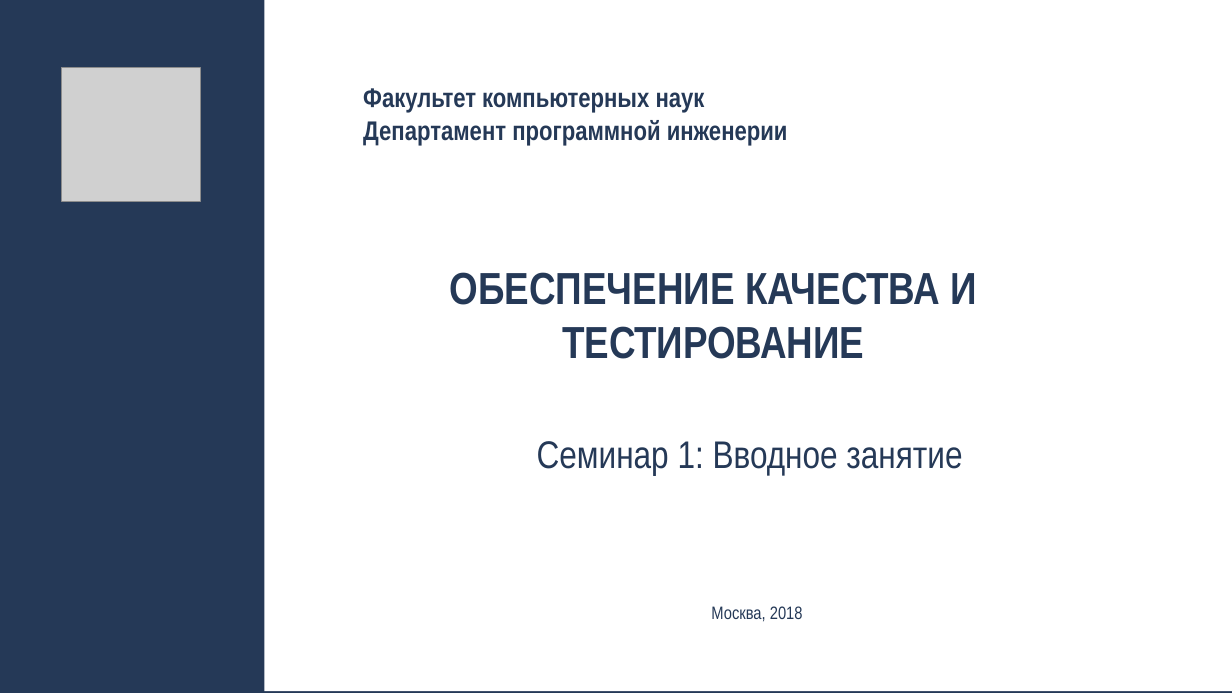
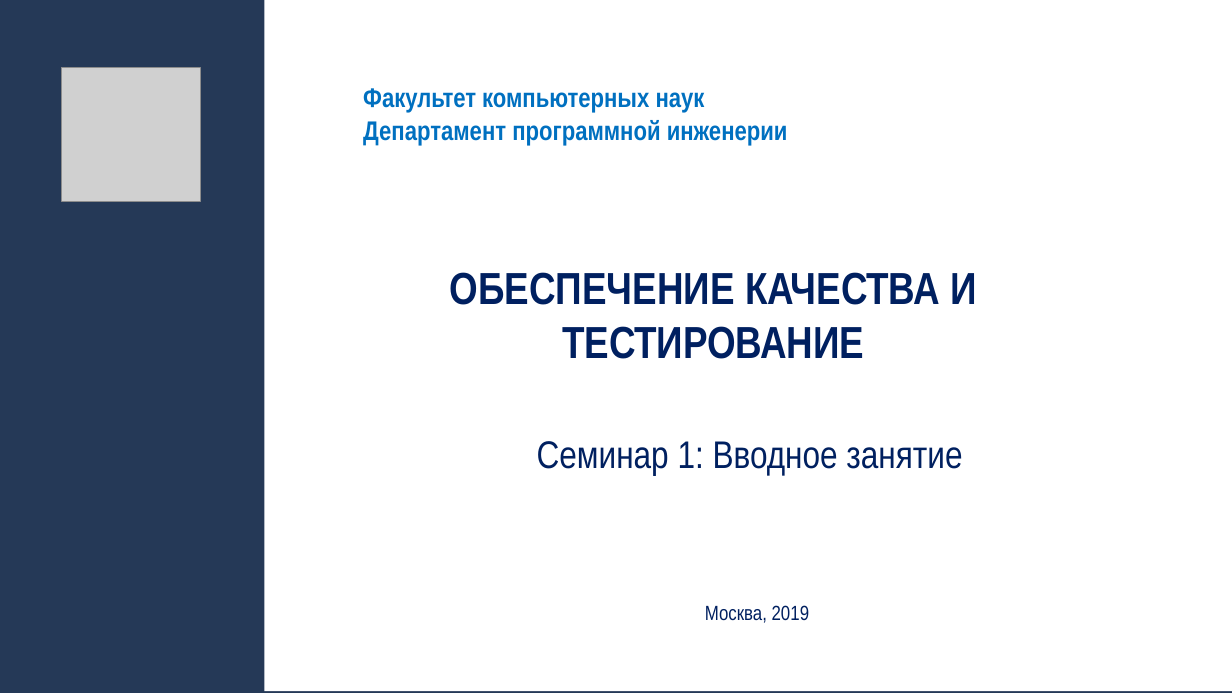
Before and after one commit to andrewt0301/qa-testing-course, a slide deck: slide 1 of seminars/seminar01/Seminar01.pptx. Drawn at 1232x693 pixels with LibreOffice and Linux fonts; fonts in the diff are those of the drawing; grey boxes stand for pictures. Boxes give left, top, right and bottom in pixels: in the first picture for what was removed or moved away, otherwise in the second. Text is boxed around its words. In the diff, an @@ line names an element or a change of style, - is before the commit and + after.

```diff
--- a/seminars/seminar01/Seminar01.pptx
+++ b/seminars/seminar01/Seminar01.pptx
@@ text "Факультет компьютерных наук Департамент программной ..." at (363, 88, 788, 144): text colour #253957 to #0070C0 @@
@@ text "ОБЕСПЕЧЕНИЕ КАЧЕСТВА И ТЕСТИРОВАНИЕ" at (450, 272, 976, 359): text colour #253957 to #002060 @@
@@ text "Семинар 1: Вводное занятие" at (537, 441, 962, 476): text colour #253957 to #002060 @@
@@ text at (705, 605, 810, 623): text changed; size 28 to 32 pt; text colour #253957 to #002060 @@
-Москва, 2018
+Москва, 2019
```
Also in this commit, not shown: 4 other slides changed.
